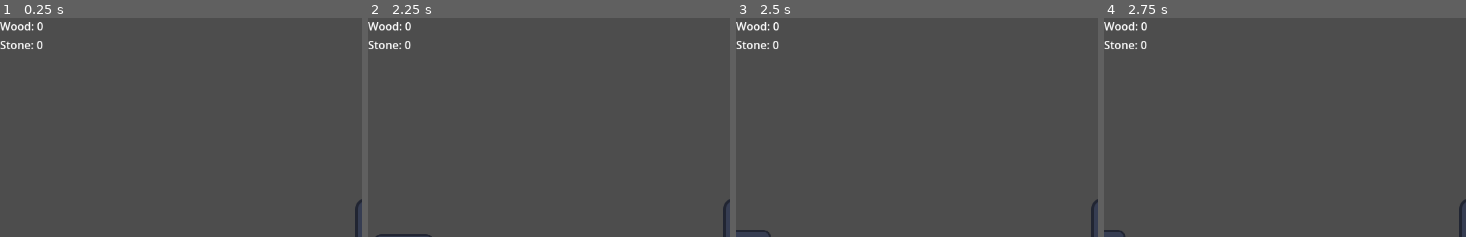
Above: before the commit, frames 1-4 (left to right).
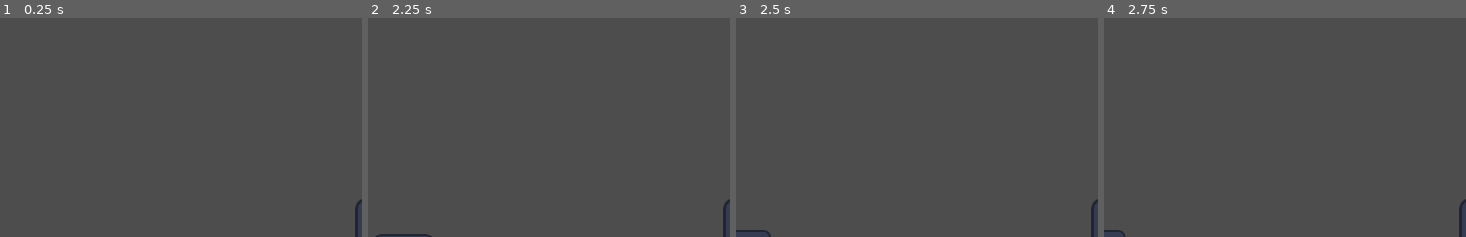
Above: after the commit, the same moments.

Repository: BryanFarras/QuietGuts
Game: Godot game, scene res://Scenes/world.tscn
Same seed, same stepped clock (60 frames per second), same inputs: the game is played once before the commit and once after it. The engine's default icon, where the game draws it, is replaced by a stand-in: a white triangle on a blue panel in a dark square.
Inputs (mouse positions are % of the whole screen's width and height, from its top left):
- Up to frame 1 (0.25 s): no input
- Up to frame 2 (2.25 s): tap Enter at 0.5 s; move the mouse to (79, 46) at 0.52 s; press the mouse at (79, 46) at 0.53 s; hold Right (ui_right) 0.53-1.28 s; move the mouse to (33, 56) at 1.27 s; release the mouse at (33, 56) at 1.28 s; hold Down (ui_down) 1.28-2.03 s; click (33, 56) at 1.35 s; move the mouse to (66, 29) at 2.02 s; press the mouse at (66, 29) at 2.03 s; hold Right (ui_right) from 2.03 s (still down)
- Up to frame 3 (2.5 s): keep holding Right (ui_right)
- Up to frame 4 (2.75 s): keep holding Right (ui_right)
The pictures show only the part of the screen within x 0-50%, y 0-50%; the shares and areas given below are measured in that part.

The runs differ from the first frame. In frame 1, 0.5% of the frame differs, in the area x 0-12%, y 1-15%; in frame 2, 0.5%; in frame 3, 0.5%; in frame 4, 0.5%.

Commit message:
inventory UI

Diff:
--- /dev/null
+++ b/SO/inventory_slot.gd
@@ -0,0 +1,8 @@
+extends Resource
+class_name InventorySlot
+
+var item: ItemData
+var amount: int = 0
+
+func is_empty():
+	return item == null
--- /dev/null
+++ b/SO/item_data.gd
@@ -0,0 +1,6 @@
+extends Resource
+class_name ItemData
+
+@export var name: String
+@export var icon: Texture2D
+@export var max_stack: int = 99
--- /dev/null
+++ b/SO/items/item_stone.tres
@@ -0,0 +1,10 @@
+[gd_resource type="Resource" script_class="ItemData" load_steps=3 format=3 uid="uid://b16nsc5sh4vjp"]
+
+[ext_resource type="Script" uid="uid://b3olpj0i5pqqt" path="res://SO/item_data.gd" id="1_oeq7o"]
+[ext_resource type="Texture2D" uid="uid://helb0q5wvq5y" path="res://icon.svg" id="1_uxoic"]
+
+[resource]
+script = ExtResource("1_oeq7o")
+name = "Stone"
+icon = ExtResource("1_uxoic")
+metadata/_custom_type_script = "uid://b3olpj0i5pqqt"
--- /dev/null
+++ b/SO/items/item_wood.tres
@@ -0,0 +1,10 @@
+[gd_resource type="Resource" script_class="ItemData" load_steps=3 format=3 uid="uid://dus15supocch5"]
+
+[ext_resource type="Script" uid="uid://b3olpj0i5pqqt" path="res://SO/item_data.gd" id="1_0dxko"]
+[ext_resource type="Texture2D" uid="uid://helb0q5wvq5y" path="res://icon.svg" id="1_g6hhf"]
+
+[resource]
+script = ExtResource("1_0dxko")
+name = "Wood"
+icon = ExtResource("1_g6hhf")
+metadata/_custom_type_script = "uid://b3olpj0i5pqqt"
--- a/Scenes/player.tscn
+++ b/Scenes/player.tscn
@@ -1,10 +1,59 @@
-[gd_scene load_steps=9 format=3 uid="uid://b8yap068xtmht"]
+[gd_scene load_steps=22 format=3 uid="uid://b8yap068xtmht"]
 
 [ext_resource type="Script" uid="uid://diddyphqnlskj" path="res://Scripts/player/player.gd" id="1_cvnsp"]
 [ext_resource type="Script" uid="uid://d21kjy4u3c5rs" path="res://Scripts/player/player_stats.gd" id="1_v0iea"]
 [ext_resource type="Texture2D" uid="uid://helb0q5wvq5y" path="res://icon.svg" id="3_6t5aa"]
 [ext_resource type="Script" uid="uid://8bh82sl8geaj" path="res://Scripts/player/inventory.gd" id="3_fkybt"]
 [ext_resource type="Script" uid="uid://dgwg2foati3tb" path="res://Scripts/player/player_attack.gd" id="3_vgqql"]
+[ext_resource type="Script" uid="uid://boxisujyysjh0" path="res://SO/inventory_slot.gd" id="4_x3wgy"]
+
+[sub_resource type="Resource" id="Resource_x3wgy"]
+script = ExtResource("4_x3wgy")
+metadata/_custom_type_script = "uid://boxisujyysjh0"
+
+[sub_resource type="Resource" id="Resource_3smsa"]
+script = ExtResource("4_x3wgy")
+metadata/_custom_type_script = "uid://boxisujyysjh0"
+
+[sub_resource type="Resource" id="Resource_8erm5"]
+script = ExtResource("4_x3wgy")
+metadata/_custom_type_script = "uid://boxisujyysjh0"
+
+[sub_resource type="Resource" id="Resource_f1ek2"]
+script = ExtResource("4_x3wgy")
+metadata/_custom_type_script = "uid://boxisujyysjh0"
+
+[sub_resource type="Resource" id="Resource_tx1dd"]
+script = ExtResource("4_x3wgy")
+metadata/_custom_type_script = "uid://boxisujyysjh0"
+
+[sub_resource type="Resource" id="Resource_gymyn"]
+script = ExtResource("4_x3wgy")
+metadata/_custom_type_script = "uid://boxisujyysjh0"
+
+[sub_resource type="Resource" id="Resource_pu2lt"]
+script = ExtResource("4_x3wgy")
+metadata/_custom_type_script = "uid://boxisujyysjh0"
+
+[sub_resource type="Resource" id="Resource_ukyrk"]
+script = ExtResource("4_x3wgy")
+metadata/_custom_type_script = "uid://boxisujyysjh0"
+
+[sub_resource type="Resource" id="Resource_7dp3o"]
+script = ExtResource("4_x3wgy")
+metadata/_custom_type_script = "uid://boxisujyysjh0"
+
+[sub_resource type="Resource" id="Resource_h4iuc"]
+script = ExtResource("4_x3wgy")
+metadata/_custom_type_script = "uid://boxisujyysjh0"
+
+[sub_resource type="Resource" id="Resource_fd4e3"]
+script = ExtResource("4_x3wgy")
+metadata/_custom_type_script = "uid://boxisujyysjh0"
+
+[sub_resource type="Resource" id="Resource_qqcod"]
+script = ExtResource("4_x3wgy")
+metadata/_custom_type_script = "uid://boxisujyysjh0"
 
 [sub_resource type="RectangleShape2D" id="RectangleShape2D_fkybt"]
 size = Vector2(50, 100)
@@ -23,15 +72,16 @@
 "speed": 5.0
 }]
 
-[node name="Player" type="CharacterBody2D" groups=["Player"]]
+[node name="Player" type="CharacterBody2D" groups=["player"]]
 motion_mode = 1
 script = ExtResource("1_cvnsp")
 
 [node name="PlayerStats" type="Node" parent="."]
 script = ExtResource("1_v0iea")
 
-[node name="Inventory" type="Node" parent="."]
+[node name="PlayerInventory" type="Node" parent="."]
 script = ExtResource("3_fkybt")
+slots = Array[ExtResource("4_x3wgy")]([SubResource("Resource_x3wgy"), SubResource("Resource_3smsa"), SubResource("Resource_8erm5"), SubResource("Resource_f1ek2"), SubResource("Resource_tx1dd"), SubResource("Resource_gymyn"), SubResource("Resource_pu2lt"), SubResource("Resource_ukyrk"), SubResource("Resource_7dp3o"), SubResource("Resource_h4iuc"), SubResource("Resource_fd4e3"), SubResource("Resource_qqcod")])
 
 [node name="PlayerAttack" type="Node2D" parent="."]
 script = ExtResource("3_vgqql")
--- a/Scenes/resources/resource_node/resource_node_stone.tscn
+++ b/Scenes/resources/resource_node/resource_node_stone.tscn
@@ -1,7 +1,7 @@
 [gd_scene load_steps=3 format=3 uid="uid://cp41w5amyps3c"]
 
 [ext_resource type="PackedScene" uid="uid://reithyt1awdn" path="res://Scenes/resources/resource_node/resource_node_base.tscn" id="1_06m56"]
-[ext_resource type="PackedScene" uid="uid://c3y0jrgd1o4q" path="res://Scenes/resources/resource_stone.tscn" id="2_noces"]
+[ext_resource type="PackedScene" uid="uid://c3y0jrgd1o4q" path="res://Scenes/resources/world_item_stone.tscn" id="2_noces"]
 
 [node name="ResourceNodeStone" instance=ExtResource("1_06m56")]
 drop_scene = ExtResource("2_noces")
--- a/Scenes/resources/resource_node/resource_node_tree.tscn
+++ b/Scenes/resources/resource_node/resource_node_tree.tscn
@@ -1,7 +1,7 @@
 [gd_scene load_steps=3 format=3 uid="uid://cabowq57gdbib"]
 
 [ext_resource type="PackedScene" uid="uid://reithyt1awdn" path="res://Scenes/resources/resource_node/resource_node_base.tscn" id="1_r3nwf"]
-[ext_resource type="PackedScene" uid="uid://bsjrymopfn6m4" path="res://Scenes/resources/resource_wood.tscn" id="2_54kqa"]
+[ext_resource type="PackedScene" uid="uid://bsjrymopfn6m4" path="res://Scenes/resources/world_item_wood.tscn" id="2_54kqa"]
 
 [node name="ResourceNodeTree" instance=ExtResource("1_r3nwf")]
 max_health = 30
--- a/Scenes/resources/resource_stone.tscn
+++ /dev/null
@@ -1,6 +0,0 @@
-[gd_scene load_steps=2 format=3 uid="uid://c3y0jrgd1o4q"]
-
-[ext_resource type="PackedScene" uid="uid://cedyjfrf8h5xm" path="res://Scenes/resources/resource_base.tscn" id="1_8ouco"]
-
-[node name="ResourceStone" instance=ExtResource("1_8ouco")]
-resource_type = 1
--- a/Scenes/resources/resource_wood.tscn
+++ /dev/null
@@ -1,5 +0,0 @@
-[gd_scene load_steps=2 format=3 uid="uid://bsjrymopfn6m4"]
-
-[ext_resource type="PackedScene" uid="uid://cedyjfrf8h5xm" path="res://Scenes/resources/resource_base.tscn" id="1_l3nvu"]
-
-[node name="ResourceWood" instance=ExtResource("1_l3nvu")]
--- a/Scenes/resources/resource_base.tscn
+++ b/Scenes/resources/world_item_base.tscn
@@ -1,6 +1,6 @@
 [gd_scene load_steps=4 format=3 uid="uid://cedyjfrf8h5xm"]
 
-[ext_resource type="Script" uid="uid://c2p5ge2mf0qh5" path="res://Scripts/resource/resource_base.gd" id="1_kh5ja"]
+[ext_resource type="Script" uid="uid://c2p5ge2mf0qh5" path="res://Scripts/resource/world_item.gd" id="1_kh5ja"]
 [ext_resource type="Texture2D" uid="uid://helb0q5wvq5y" path="res://icon.svg" id="2_yq008"]
 
 [sub_resource type="CircleShape2D" id="CircleShape2D_v55ce"]
--- /dev/null
+++ b/Scenes/resources/world_item_stone.tscn
@@ -0,0 +1,7 @@
+[gd_scene load_steps=3 format=3 uid="uid://c3y0jrgd1o4q"]
+
+[ext_resource type="PackedScene" uid="uid://cedyjfrf8h5xm" path="res://Scenes/resources/world_item_base.tscn" id="1_8ouco"]
+[ext_resource type="Resource" uid="uid://b16nsc5sh4vjp" path="res://SO/items/item_stone.tres" id="2_13pka"]
+
+[node name="ResourceStone" instance=ExtResource("1_8ouco")]
+item_data = ExtResource("2_13pka")
--- /dev/null
+++ b/Scenes/resources/world_item_wood.tscn
@@ -0,0 +1,7 @@
+[gd_scene load_steps=3 format=3 uid="uid://bsjrymopfn6m4"]
+
+[ext_resource type="PackedScene" uid="uid://cedyjfrf8h5xm" path="res://Scenes/resources/world_item_base.tscn" id="1_l3nvu"]
+[ext_resource type="Resource" uid="uid://dus15supocch5" path="res://SO/items/item_wood.tres" id="2_bdbeg"]
+
+[node name="ResourceWood" instance=ExtResource("1_l3nvu")]
+item_data = ExtResource("2_bdbeg")
--- /dev/null
+++ b/Scenes/ui/ui_inventory.tscn
@@ -0,0 +1,72 @@
+[gd_scene load_steps=4 format=3 uid="uid://b5e4sxoaw5a02"]
+
+[ext_resource type="Script" uid="uid://ct0r3c6qv0oui" path="res://Scripts/ui/ui_inventory.gd" id="1_2c51x"]
+[ext_resource type="PackedScene" uid="uid://c7at03domsfnj" path="res://Scenes/ui/ui_inventory_slot.tscn" id="2_2464i"]
+[ext_resource type="Texture2D" uid="uid://n6hsn1o1n77x" path="res://Assets/PlaceHolder/inventory-background.png" id="3_71c1i"]
+
+[node name="UiInventory" type="Control"]
+custom_minimum_size = Vector2(164, 124)
+layout_mode = 3
+anchors_preset = 0
+offset_right = 164.0
+offset_bottom = 124.0
+script = ExtResource("1_2c51x")
+slot_scene = ExtResource("2_2464i")
+
+[node name="NinePatchRect" type="NinePatchRect" parent="."]
+custom_minimum_size = Vector2(164, 124)
+layout_mode = 1
+offset_right = 164.0
+offset_bottom = 124.0
+texture = ExtResource("3_71c1i")
+patch_margin_left = 6
+patch_margin_top = 6
+patch_margin_right = 6
+patch_margin_bottom = 6
+
+[node name="GridContainer" type="GridContainer" parent="NinePatchRect"]
+layout_mode = 1
+anchors_preset = 8
+anchor_left = 0.5
+anchor_top = 0.5
+anchor_right = 0.5
+anchor_bottom = 0.5
+grow_horizontal = 2
+grow_vertical = 2
+columns = 4
+
+[node name="UiInventorySlot" parent="NinePatchRect/GridContainer" instance=ExtResource("2_2464i")]
+layout_mode = 2
+
+[node name="UiInventorySlot2" parent="NinePatchRect/GridContainer" instance=ExtResource("2_2464i")]
+layout_mode = 2
+
+[node name="UiInventorySlot3" parent="NinePatchRect/GridContainer" instance=ExtResource("2_2464i")]
+layout_mode = 2
+
+[node name="UiInventorySlot4" parent="NinePatchRect/GridContainer" instance=ExtResource("2_2464i")]
+layout_mode = 2
+
+[node name="UiInventorySlot5" parent="NinePatchRect/GridContainer" instance=ExtResource("2_2464i")]
+layout_mode = 2
+
+[node name="UiInventorySlot6" parent="NinePatchRect/GridContainer" instance=ExtResource("2_2464i")]
+layout_mode = 2
+
+[node name="UiInventorySlot7" parent="NinePatchRect/GridContainer" instance=ExtResource("2_2464i")]
+layout_mode = 2
+
+[node name="UiInventorySlot8" parent="NinePatchRect/GridContainer" instance=ExtResource("2_2464i")]
+layout_mode = 2
+
+[node name="UiInventorySlot9" parent="NinePatchRect/GridContainer" instance=ExtResource("2_2464i")]
+layout_mode = 2
+
+[node name="UiInventorySlot10" parent="NinePatchRect/GridContainer" instance=ExtResource("2_2464i")]
+layout_mode = 2
+
+[node name="UiInventorySlot11" parent="NinePatchRect/GridContainer" instance=ExtResource("2_2464i")]
+layout_mode = 2
+
+[node name="UiInventorySlot12" parent="NinePatchRect/GridContainer" instance=ExtResource("2_2464i")]
+layout_mode = 2
--- /dev/null
+++ b/Scenes/ui/ui_inventory_slot.tscn
@@ -0,0 +1,47 @@
+[gd_scene load_steps=3 format=3 uid="uid://c7at03domsfnj"]
+
+[ext_resource type="Script" uid="uid://bperb7deblk4b" path="res://Scripts/ui/ui_inventory_slot.gd" id="1_tf1e4"]
+[ext_resource type="Texture2D" uid="uid://bxx75hhfe4du1" path="res://Assets/PlaceHolder/inventory-slot.png" id="2_1gmjj"]
+
+[node name="UiInventorySlot" type="Panel"]
+custom_minimum_size = Vector2(32, 32)
+offset_right = 16.0
+offset_bottom = 16.0
+script = ExtResource("1_tf1e4")
+
+[node name="Sprite2D" type="Sprite2D" parent="."]
+scale = Vector2(2, 2)
+texture = ExtResource("2_1gmjj")
+centered = false
+
+[node name="CenterContainer" type="CenterContainer" parent="."]
+custom_minimum_size = Vector2(32, 32)
+layout_mode = 1
+anchors_preset = 8
+anchor_left = 0.5
+anchor_top = 0.5
+anchor_right = 0.5
+anchor_bottom = 0.5
+offset_left = -16.0
+offset_top = -16.0
+offset_right = 16.0
+offset_bottom = 16.0
+grow_horizontal = 2
+grow_vertical = 2
+
+[node name="Panel" type="Panel" parent="CenterContainer"]
+layout_mode = 2
+
+[node name="Icon" type="Sprite2D" parent="CenterContainer/Panel"]
+scale = Vector2(0.125, 0.125)
+
+[node name="AmountLabel" type="Label" parent="CenterContainer/Panel"]
+visible = false
+custom_minimum_size = Vector2(19, 26)
+layout_mode = 0
+offset_left = -4.0
+offset_top = -4.0
+offset_right = 15.0
+offset_bottom = 22.0
+text = "99"
+horizontal_alignment = 2
--- a/Scenes/world.tscn
+++ b/Scenes/world.tscn
@@ -3,7 +3,7 @@
 [ext_resource type="PackedScene" uid="uid://b8yap068xtmht" path="res://Scenes/player.tscn" id="1_a02cp"]
 [ext_resource type="PackedScene" uid="uid://cp41w5amyps3c" path="res://Scenes/resources/resource_node/resource_node_stone.tscn" id="2_5a7ea"]
 [ext_resource type="PackedScene" uid="uid://cabowq57gdbib" path="res://Scenes/resources/resource_node/resource_node_tree.tscn" id="3_8j60k"]
-[ext_resource type="Script" uid="uid://ct0r3c6qv0oui" path="res://Scripts/ui/ui_inventory.gd" id="4_8j60k"]
+[ext_resource type="PackedScene" uid="uid://b5e4sxoaw5a02" path="res://Scenes/ui/ui_inventory.tscn" id="4_8j60k"]
 
 [node name="World" type="Node2D"]
 
@@ -21,17 +21,19 @@
 position = Vector2(386, -105)
 
 [node name="UI" type="CanvasLayer" parent="."]
-script = ExtResource("4_8j60k")
 
-[node name="VBoxContainer" type="VBoxContainer" parent="UI"]
-offset_right = 40.0
-offset_bottom = 40.0
-
-[node name="WoodLabel" type="Label" parent="UI/VBoxContainer"]
-layout_mode = 2
-
-[node name="StoneLabel" type="Label" parent="UI/VBoxContainer"]
-layout_mode = 2
-
-[node name="FoodLabel" type="Label" parent="UI/VBoxContainer"]
-layout_mode = 2
+[node name="UiInventory" parent="UI" instance=ExtResource("4_8j60k")]
+visible = false
+anchors_preset = 8
+anchor_left = 0.5
+anchor_top = 0.5
+anchor_right = 0.5
+anchor_bottom = 0.5
+offset_left = -42.0
+offset_top = -32.0
+offset_right = 42.0
+offset_bottom = 32.0
+grow_horizontal = 2
+grow_vertical = 2
+mouse_filter = 2
+metadata/_edit_use_anchors_ = true
--- a/Scripts/event_system/inventory_event.gd
+++ b/Scripts/event_system/inventory_event.gd
@@ -4,7 +4,8 @@
 signal close_inventory
 signal toggle_inventory
 
-signal add_item_to_inventory(item_type, amount)
-signal remove_item_from_inventory(item_type, amount)
+signal add_item_to_inventory(item_data, amount)
+signal remove_item_from_inventory(item_data, amount)
 
-signal inventory_updated
+signal inventory_initialized(inventory)
+signal inventory_updated(inventory)
--- a/Scripts/player/inventory.gd
+++ b/Scripts/player/inventory.gd
@@ -1,32 +1,30 @@
 extends Node
 class_name Inventory
 
-signal inventory_updated
-
-var items := {}
+@export var slots: Array[InventorySlot]
 
 func _ready():
-	InventoryEvent.add_item_to_inventory.connect(Callable(self, "add_item"))
-	InventoryEvent.remove_item_from_inventory.connect(Callable(self, "remove_item"))
+	InventoryEvent.add_item_to_inventory.connect(add_item)
 
-func add_item(item_type: ResourceBase.ResourceType, amount: int = 1):
-	if items.has(item_type):
-		items[item_type] += amount
-	else:
-		items[item_type] = amount
 
-	InventoryEvent.inventory_updated.emit()
+func add_item(item: ItemData, quantity: int = 1):
+	print("Adding item: ", item.name, " x", quantity)
 
-func remove_item(item_type: ResourceBase.ResourceType, amount: int = 1):
-	if not items.has(item_type):
-		return
+	# 1️⃣ Try stack first
+	for slot in slots:
+		if slot.item == null:
+			continue
+		if slot.item == item and slot.amount < item.max_stack:
+			slot.amount += quantity
+			InventoryEvent.inventory_updated.emit(self)
+			return true
 
-	items[item_type] -= amount
+	# 2️⃣ Find empty slot
+	for slot in slots:
+		if slot.is_empty():
+			slot.item = item
+			slot.amount = quantity
+			InventoryEvent.inventory_updated.emit(self)
+			return true
 
-	if items[item_type] <= 0:
-		items.erase(item_type)
-
-	InventoryEvent.inventory_updated.emit()
-
-func get_amount(item_type: ResourceBase.ResourceType) -> int:
-	return items.get(item_type, 0)
+	return false # inventory full
--- a/Scripts/resource/resource_base.gd
+++ /dev/null
@@ -1,19 +0,0 @@
-extends Area2D
-class_name ResourceBase
-
-enum ResourceType {
-	WOOD,
-	STONE,
-	IRON
-}
-
-@export var resource_type := ResourceType.WOOD
-@export var amount := 1
-
-func _ready():
-	connect("body_entered", Callable(self, "_on_body_entered"))
-
-func _on_body_entered(body):
-	if body.is_in_group("Player"):
-		InventoryEvent.add_item_to_inventory.emit(resource_type, amount)
-		queue_free()
--- /dev/null
+++ b/Scripts/resource/world_item.gd
@@ -0,0 +1,15 @@
+extends Area2D
+
+@export var item_data: ItemData
+@export var amount: int = 1
+
+@onready var sprite_2d: Sprite2D = $Sprite2D
+
+func _ready():
+	sprite_2d.texture = item_data.icon
+	body_entered.connect(_on_body_entered)
+
+func _on_body_entered(body):
+	if body.is_in_group("player"):
+		InventoryEvent.add_item_to_inventory.emit(item_data, amount)
+		queue_free()
--- a/Scripts/ui/ui_inventory.gd
+++ b/Scripts/ui/ui_inventory.gd
@@ -1,16 +1,16 @@
-extends CanvasLayer
+extends Control
 
-@onready var player = $"../Player"
-@onready var inventory = player.get_node("Inventory")
+@export var slot_scene: PackedScene
 
-@onready var wood_label = $VBoxContainer/WoodLabel
-@onready var stone_label = $VBoxContainer/StoneLabel
-@onready var food_label = $VBoxContainer/FoodLabel
+@onready var slots: = $NinePatchRect/GridContainer.get_children()
+
+func _unhandled_input(event):
+	if event.is_action_pressed("inventory"):
+		visible = !visible
 
 func _ready():
-	InventoryEvent.inventory_updated.connect(Callable(self, "update_ui"))
-	update_ui()
+	InventoryEvent.inventory_updated.connect(_on_inventory_updated)
 
-func update_ui():
-	wood_label.text = "Wood: " + str(inventory.get_amount(ResourceBase.ResourceType.WOOD))
-	stone_label.text = "Stone: " + str(inventory.get_amount(ResourceBase.ResourceType.STONE))
+func _on_inventory_updated(inv):
+	for i in min(inv.slots.size(), slots.size()):
+		slots[i].update_slot(inv.slots[i])
--- /dev/null
+++ b/Scripts/ui/ui_inventory_slot.gd
@@ -0,0 +1,17 @@
+extends Panel
+
+@onready var icon: Sprite2D = $CenterContainer/Panel/Icon
+@onready var amount_label: Label = $CenterContainer/Panel/AmountLabel
+
+func update_slot(slot: InventorySlot):
+	if slot and !slot.is_empty():
+		icon.texture = slot.item.icon
+		icon.visible = true
+		amount_label.text = str(slot.amount)
+		if slot.amount > 1:
+			amount_label.visible = true
+		else:
+			amount_label.visible = false
+	else:
+		icon.visible = false
+		amount_label.visible = false
--- a/project.godot
+++ b/project.godot
@@ -22,7 +22,7 @@
 
 [global_group]
 
-Player=""
+player=""
 
 [input]
 
@@ -31,6 +31,11 @@
 "events": [Object(InputEventMouseButton,"resource_local_to_scene":false,"resource_name":"","device":-1,"window_id":0,"a …(258 unchanged characters)…
 ]
 }
+inventory={
+"deadzone": 0.2,
+"events": [Object(InputEventKey,"resource_local_to_scene":false,"resource_name":"","device":-1,"window_id":0,"alt_pressed":false,"shift_pressed":false,"ctrl_pressed":false,"meta_pressed":false,"pressed":false,"keycode":0,"physical_keycode":73,"key_label":0,"unicode":105,"location":0,"echo":false,"script":null)
+]
+}
 
 [rendering]
 
Binary file added: Assets/PlaceHolder/inventory-background.png
Not shown, added: Assets/PlaceHolder/inventory-background.png.import
Binary file added: Assets/PlaceHolder/inventory-slot.png
Not shown, added: Assets/PlaceHolder/inventory-slot.png.import
